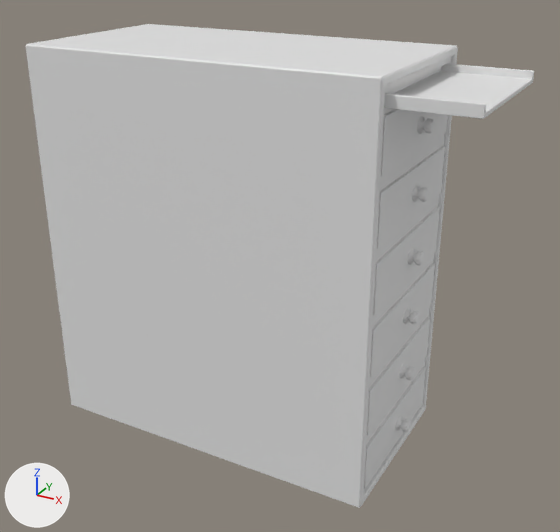
Two versions of the FBX model Assets/Art/Models/G_Drawer_01.fbx, one commit apart.
Camera for both pictures: a 50 mm camera at (16.32, -18.15, 14.3) aimed at (6.42, -0.14, 5.3). Arrows for +X, +Y and +Z are at lower left; the lights stay in place. Where no turn or scale is listed for an object, it has been applied to the vertices.

In view in the first picture: 'Drawer 01'.
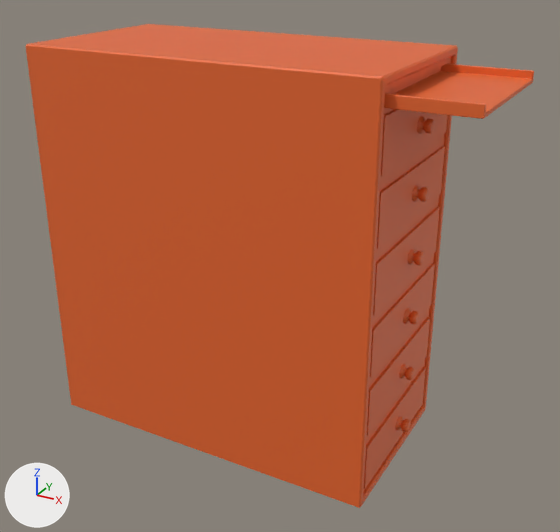
The newer file is also turned or shifted as a whole; pictures and numbers use the older file's frame.

The change, as a diff of the scene's bpy script:
```diff
--- a/Assets/Art/Models/G_Drawer_01.fbx.py
+++ b/Assets/Art/Models/G_Drawer_01.fbx.py
@@ mat_material_005 @@
+mat_material_005 = principled_material('Material.005')
+mat_material_005.base_color = (0.8, 0.132, 0.0245)  # orange #e7662b
@@ me_cube_061 @@
 # used by ob_drawer_01; location = (0.0, 0.0, 0.0)
-me_cube_061.from_pydata(...)  # 892 vertices, 793 faces; spans x 0.05..12.37, y -2.71..2.61, z 0.0..11.4
+me_cube_061.from_pydata(...)  # 910 vertices, 832 faces; spans x 0.05..12.37, y -2.71..2.61, z 0.0..11.4
+# me_cube_061 part 1
+# 9 faces are deleted
+# 12 new vertices lie (0.0, -0.07, 0.0) away from vertices in x 10.58, y 0.09, z 1.03..9.86
+# 6 new vertices lie (0.0, -0.08, 0.0) away from vertices in x 10.58, y 0.1, z 1.07..9.82
+# 48 new faces join them
+# me_cube_061 part 2: 784 faces spanning x 0.05..12.37, y -2.71..2.61, z 0.0..11.4 switch from no material to mat_material_005 (orange #e7662b)
```

What differs and where, as boxes (x1, y1, x2, y2) in the pictures (560 x 532 px):
part 1 of me_cube_061, built on: (408, 123, 434, 429) in both
part 2 of me_cube_061, recoloured (grey to orange): (26, 24, 534, 508) in both
